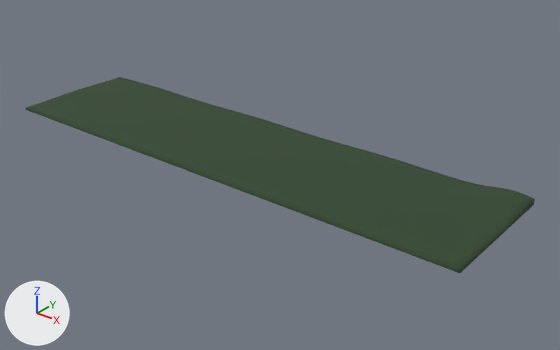
The FBX model Assets/_Game/Art/Props/PRP_Rug.fbx as it was, and as the next commit left it.
Rendered twice from a 50 mm camera at (3.05, -3.46, 2.06) aimed at (0.22, 0.08, -0.13). The axes (+X, +Y, +Z) are drawn at lower left. The lights are the same throughout. The first picture is the older version. Where no turn or scale is listed for an object, it has been applied to the vertices.

In view in the first picture: 'Rug_Body'.
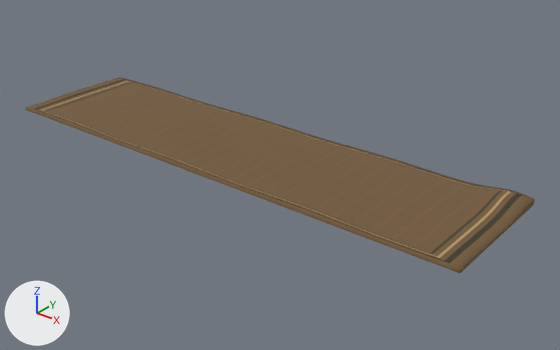
Where the change shows, as pixel boxes [x1, y1, x2, y2] in the pictures (560 x 350 px):
```json
{"object": "Rug_Body", "change": "surface changed", "before": [26, 77, 535, 273], "after": [26, 77, 535, 273], "on screen": "green to brown"}
```

Scene script edits in JSON lines:
```json
{"op": "add", "block": "img_tex_mat_fabric_rug_bc_png", "code": ["img_tex_mat_fabric_rug_bc_png = load_image('TEX_MAT_Fabric_Rug_BC.png', '../../../../art/exports/textures/TEX_MAT_Fabric_Rug_BC.png', 2048, 2048, 'sRGB')"]}
{"op": "add", "block": "img_tex_mat_fabric_rug_n_png", "code": ["img_tex_mat_fabric_rug_n_png = load_image('TEX_MAT_Fabric_Rug_N.png', '../../../../art/exports/textures/TEX_MAT_Fabric_Rug_N.png', 2048, 2048, 'Non-Color')"]}
{"block": "mat_mat_floor_darkgreen_rug", "where": "n0 = _N.new('ShaderNodeBsdfPrincipled'); n0.name = 'Principled BSDF'"}
{"op": "set", "path": "n0.inputs[2].default_value", "old": "0.98", "new": "0.96", "note": "'Roughness'"}
{"block": "mat_mat_floor_darkgreen_rug", "where": "n2 = _N.new('ShaderNodeTexImage'); n2.name = 'Image Texture'"}
{"op": "set", "path": "n2.image", "old": "img_tex_mat_floor_darkgreen_bc_png", "new": "img_tex_mat_fabric_rug_bc_png"}
{"block": "mat_mat_floor_darkgreen_rug", "where": "n3 = _N.new('ShaderNodeTexImage'); n3.name = 'Image Texture.001'"}
{"op": "set", "path": "n3.image", "old": "img_tex_mat_floor_darkgreen_n_png", "new": "img_tex_mat_fabric_rug_n_png"}
{"block": "mat_mat_floor_darkgreen_rug", "where": "n4 = _N.new('ShaderNodeNormalMap'); n4.name = 'Normal Map'"}
{"op": "add", "block": "mat_mat_floor_darkgreen_rug", "code": "n4.inputs[0].default_value = 0.22  # 'Strength'"}
```
